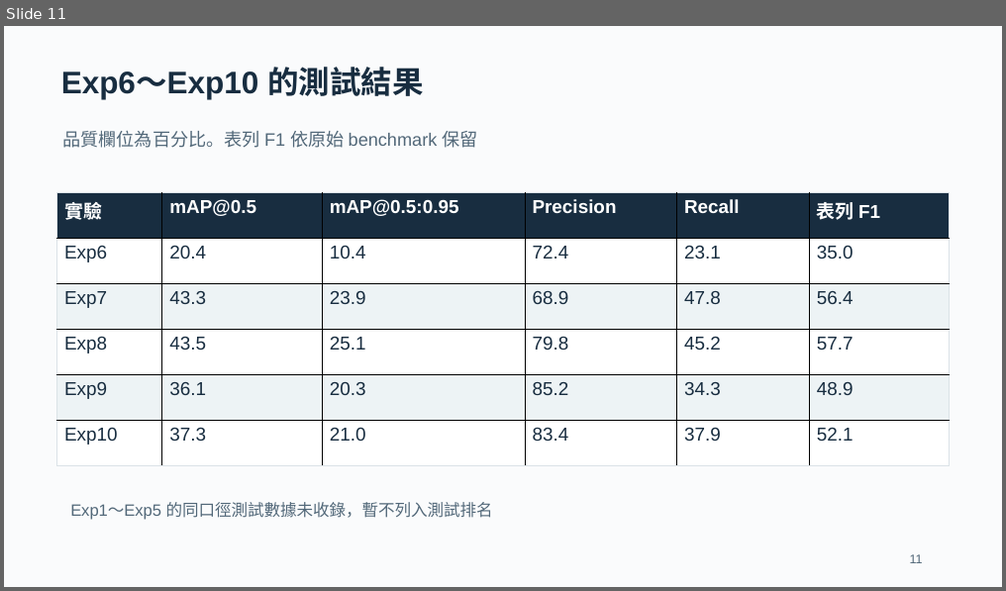
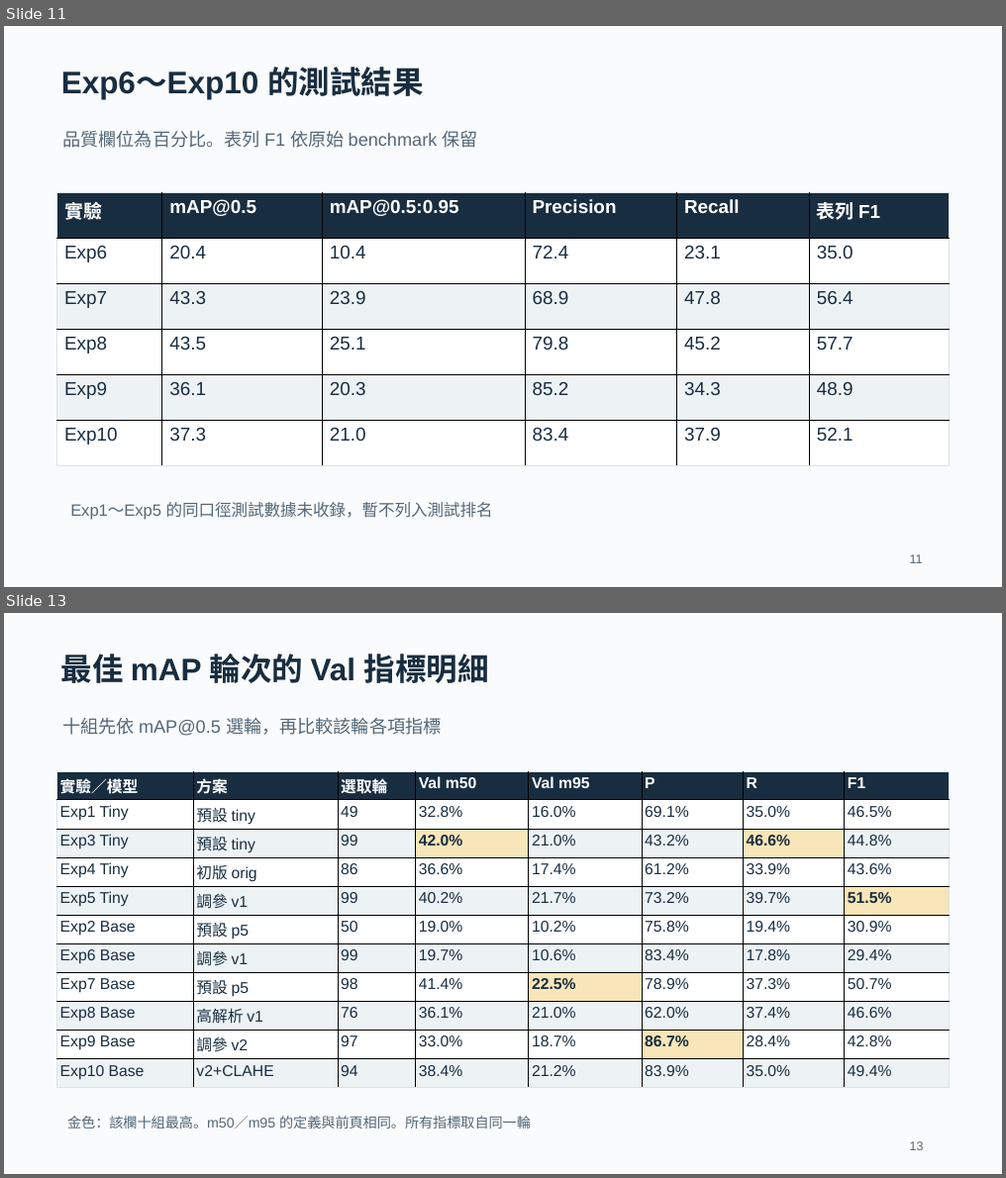
Before and after one commit to contemplator/nchu-research-method-traffic-violation-dataset, a slide deck: outputs/Exp1-Exp10_交通設施偵測實驗報告.pptx. Shown one above the other, each under a label of ours: slide 11 before the commit, slides 11 and 13 after it; the slides between them are not shown. The pictures are 1006x591 and 1006x1178 pixels, drawn with LibreOffice and Linux fonts; fonts in the diff are those of the drawing. Boxes give left, top, right and bottom in pixels: in the first picture for what was removed or moved away, otherwise in the second. Text is boxed around its words. In the diff, an @@ line names an element or a change of style, - is before the commit and + after.

```diff
--- a/outputs/Exp1-Exp10_交通設施偵測實驗報告.pptx
+++ b/outputs/Exp1-Exp10_交通設施偵測實驗報告.pptx
@@ slide 13 added at [4, 613, 1002, 1174], background #FAFBFC @@
@@ text added at [61, 654, 489, 683], 30 pt, text #182D40, bold @@
+最佳 mAP 輪次的 Val 指標明細
@@ text added at [62, 717, 442, 736], 17.2 pt, text #526879 @@
+十組先依 mAP@0.5 選輪，再比較該輪各項指標
@@ table added at [57, 771, 948, 1084], 11 rows, 8 columns @@
+實驗／模型 | 方案 | 選取輪 | Val m50 | Val m95 | P | R | F1
+Exp1 Tiny | 預設 tiny | 49 | 32.8% | 16.0% | 69.1% | 35.0% | 46.5%
+Exp3 Tiny | 預設 tiny | 99 | 42.0% | 21.0% | 43.2% | 46.6% | 44.8%
+Exp4 Tiny | 初版 orig | 86 | 36.6% | 17.4% | 61.2% | 33.9% | 43.6%
+Exp5 Tiny | 調參 v1 | 99 | 40.2% | 21.7% | 73.2% | 39.7% | 51.5%
+Exp2 Base | 預設 p5 | 50 | 19.0% | 10.2% | 75.8% | 19.4% | 30.9%
+Exp6 Base | 調參 v1 | 99 | 19.7% | 10.6% | 83.4% | 17.8% | 29.4%
+Exp7 Base | 預設 p5 | 98 | 41.4% | 22.5% | 78.9% | 37.3% | 50.7%
+Exp8 Base | 高解析 v1 | 76 | 36.1% | 21.0% | 62.0% | 37.4% | 46.6%
+Exp9 Base | 調參 v2 | 97 | 33.0% | 18.7% | 86.7% | 28.4% | 42.8%
+Exp10 Base | v2+CLAHE | 94 | 38.4% | 21.2% | 83.9% | 35.0% | 49.4%
@@ text added at [67, 1116, 531, 1129], 13.5 pt, text #526879 @@
+金色：該欄十組最高。m50／m95 的定義與前頁相同。所有指標取自同一輪
@@ text added at [910, 1142, 924, 1151], 12 pt, text #526879 @@
+13
```
Also in this commit, not shown: 17 slides changed, 7 other slides added.
